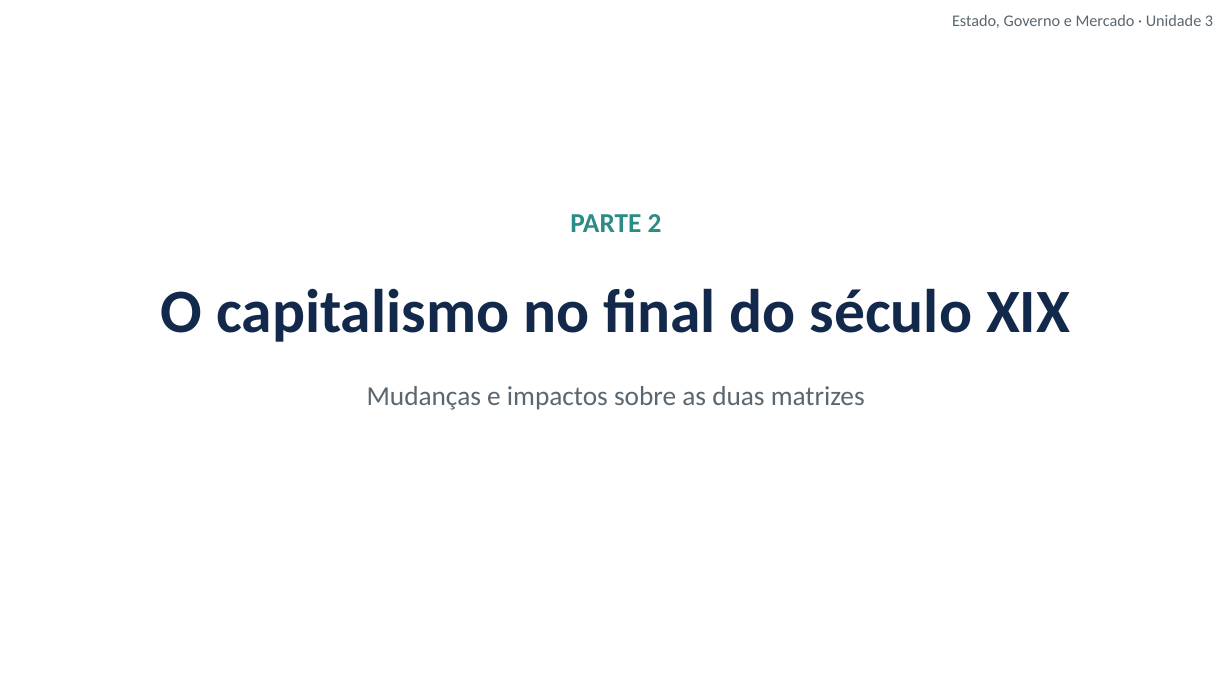
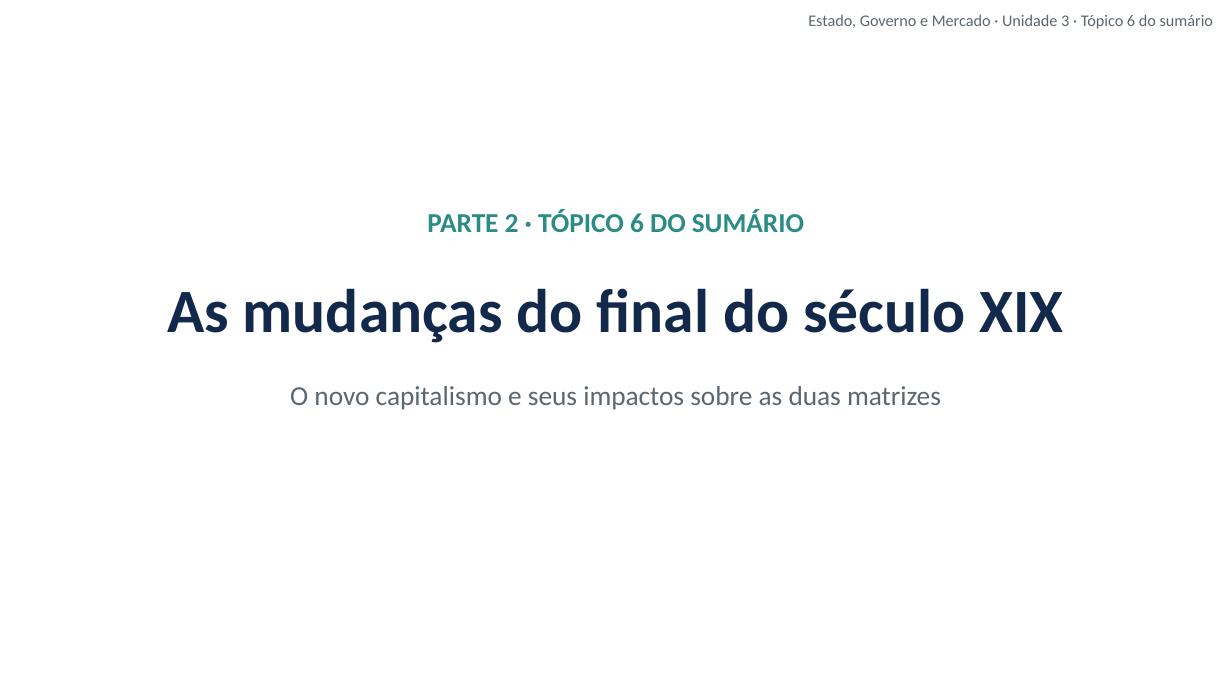
Before and after one commit to cleitonfranco74/gestao_publica, a slide deck: slide 13 of disciplina-01-estado-governo-mercado/materiais/03_Unidade_3_Matriz_Marxista.pptx (slide 12 before the commit). Drawn at 1232x693 pixels with LibreOffice and Linux fonts; fonts in the diff are those of the drawing; background and template pictures are left out. Boxes give left, top, right and bottom in pixels: in the first picture for what was removed or moved away, otherwise in the second. Text is boxed around its words. In the diff, an @@ line names an element or a change of style, - is before the commit and + after.

```diff
--- a/disciplina-01-estado-governo-mercado/materiais/03_Unidade_3_Matriz_Marxista.pptx
+++ b/disciplina-01-estado-governo-mercado/materiais/03_Unidade_3_Matriz_Marxista.pptx
@@ text at (808,14,1213,29): text changed @@
-Estado, Governo e Mercado · Unidade 3
+Estado, Governo e Mercado · Unidade 3 · Tópico 6 do sumário
@@ text at (427,210,804,232): text changed @@
-PARTE 2
+PARTE 2 · TÓPICO 6 DO SUMÁRIO
@@ text at (167,288,1064,343): text changed @@
-O capitalismo no final do século XIX
+As mudanças do final do século XIX
@@ text at (290,386,941,410): text changed @@
-Mudanças e impactos sobre as duas matrizes
+O novo capitalismo e seus impactos sobre as duas matrizes
```
Also in this commit, not shown: 14 other slides changed, 1 slide added, 8 other files.
